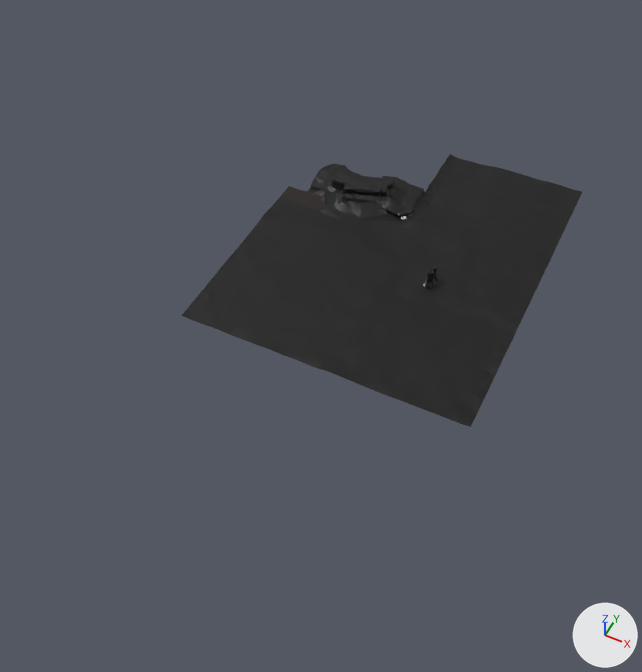
The Blender file Assets/Environment/EnvironmentModels.blend as it was, and as the next commit left it.
One viewpoint serves both versions: a 50 mm lens placed at (505.0, -1412.0, 1278.0), pointed at (-84.0, -233.0, -195.0). Arrows for +X, +Y and +Z are at lower right; the lights stay in place.
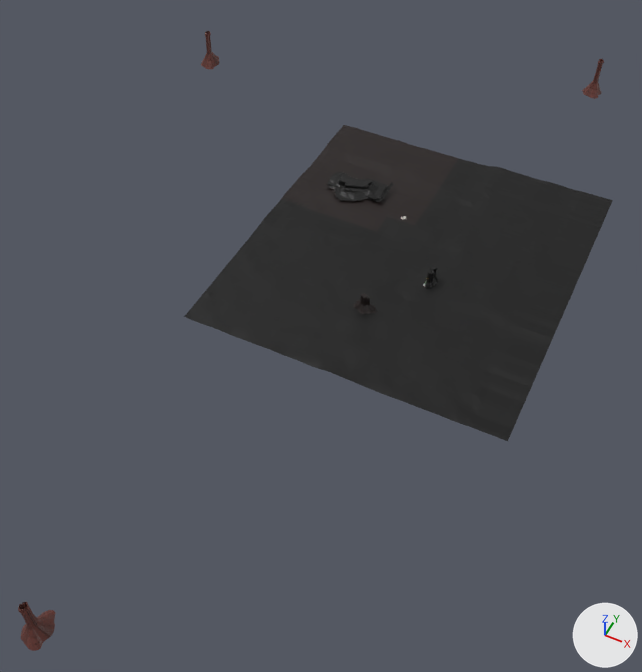
Commit message: Made environment pillar

Changed parts and their boxes [x1, y1, x2, y2] in the pictures (642 x 672 px; the box of a moved part takes in the faces that stretch with it):
'Cube', reshaped (7% wider, 16% taller): before [181, 154, 582, 427]; after [184, 125, 613, 441]
'Cube.001', added: after [18, 31, 604, 651]
part 1 of me_cube_029, moved or reshaped: before [181, 154, 520, 316]; after [266, 125, 520, 279]
part 2 of me_cube_029, built on: before [497, 239, 559, 359]; after [471, 192, 613, 441]

What the commit changed:
me_cube_029 is used by ob_cube; location (-29.0, 84.0, -98.0).
me_cube_029 had 3263 vertices, 3146 faces and spanned x -306.0..341.0, y -476.0..304.0, z -8.0..43.0.
me_cube_029 now has 2964 vertices, 2856 faces and spans x -299.0..414.0, y -476.0..304.0, z -9.0..5.0.
me_cube_029 part 1: 246 vertices moved from x -306.0..187.0, y -132.0..304.0, z -8.0..9.0 to x -299.0..188.0, y -132.0..304.0, z -7.0..4.0; 747 vertices removed from x -306.0..16.0, y -476.0..304.0, z -3.0..42.0; 481 vertices added at x -299.0..10.0, y -34.0..304.0, z -9.0..4.0.
me_cube_029 part 2: 1 vertex moved from x 327.0, y -19.0, z 4.0 to x 327.0, y -19.0, z 3.0; 2 vertices removed from x 341.0, y -273.0..94.0, z 2.0..4.0; 287 vertices added at x 341.0..414.0, y -476.0..304.0, z -2.0..5.0.
Mesh me_cube_031 is new.
It has 4694 vertices, 4564 faces and spans x -792.0..271.0, y -1192.0..782.0, z -1.0..101.0.
It uses material mat_atlas_png (picture img_atlas_png).
Object 'Cube.001' (ob_cube_001) is new; it shows me_cube_031.
Its location is (-29.0, 84.0, -98.0).
